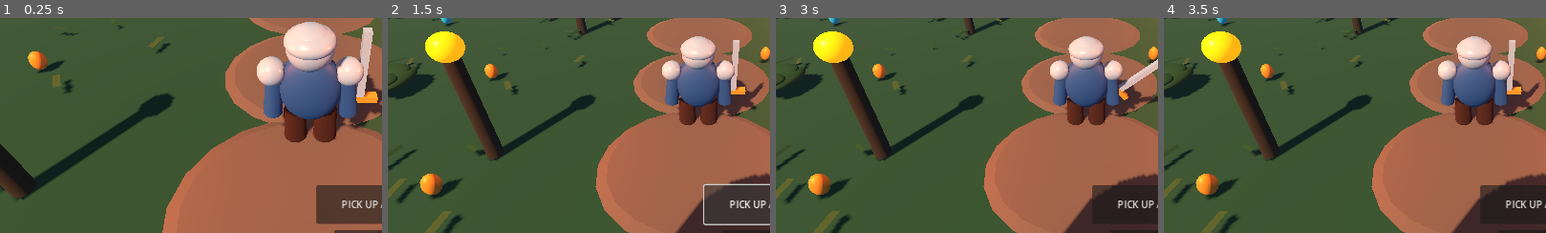
Above: before the commit, frames 1-4 (left to right).
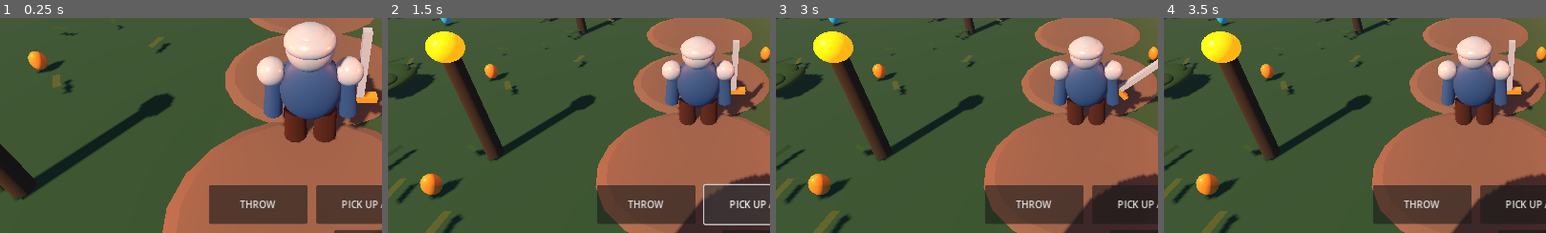
Above: after the commit, the same moments.

Repository: 82gtstang/MindControl
Game: Godot game, scene res://world.tscn
The game is run twice, just before and just after one commit, with the same random seed, the same clock (stepped at 60 frames per second) and the same inputs.
Inputs (mouse positions are % of the whole screen's width and height, from its top left):
- Up to frame 1 (0.25 s): no input
- Up to frame 2 (1.5 s): click (43, 82) at 0.5 s, where only the run after the commit has a clickable "THROW"; click "PICK UP / ENTER" at 1.25 s
- Up to frame 3 (3 s): click "PICK UP / ENTER" at 2 s; click "ATTACK" at 2.75 s
- Up to frame 4 (3.5 s): no input
The pictures show only the part of the screen within x 9-59%, y 38-88%; the shares and areas given below are measured in that part.

The runs differ from the first frame. In frame 1, 4.7% of the frame differs, in the area x 54-81%, y 77-96%; in frame 2, 4.6%; in frame 3, 4.6%; in frame 4, 4.6%.

Commit message:
Add dedicated throw control and correct typed inventory item

Diff:
--- a/godot/world.gd
+++ b/godot/world.gd
@@ -488,6 +488,12 @@
 	interact.size = Vector2(210, 65)
 	interact.pressed.connect(_interact)
 	layer.add_child(interact)
+	var throw_button := Button.new()
+	throw_button.text = "THROW"
+	throw_button.position = Vector2(470, 555)
+	throw_button.size = Vector2(165, 65)
+	throw_button.pressed.connect(func(): if not inventory.is_empty(): _throw_item())
+	layer.add_child(throw_button)
 	inventory_panel = PanelContainer.new()
 	inventory_panel.position = Vector2(420, 80)
 	inventory_panel.custom_minimum_size = Vector2(440, 380)
@@ -683,7 +689,7 @@
 		_throw_item()
 
 func _throw_item() -> void:
-	var name := inventory.pop_back()
+	var name: String = inventory.pop_back()
 	var forward := -pivot.global_transform.basis.z.normalized()
 	var drop := Node3D.new()
 	drop.position = hero.position + forward * 2.4 + Vector3(0, .35, 0)
